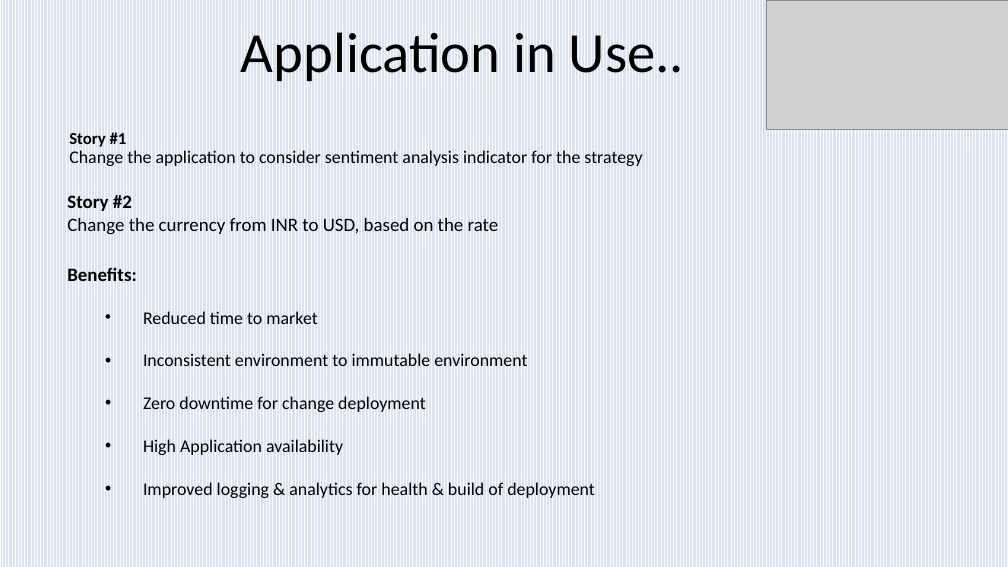
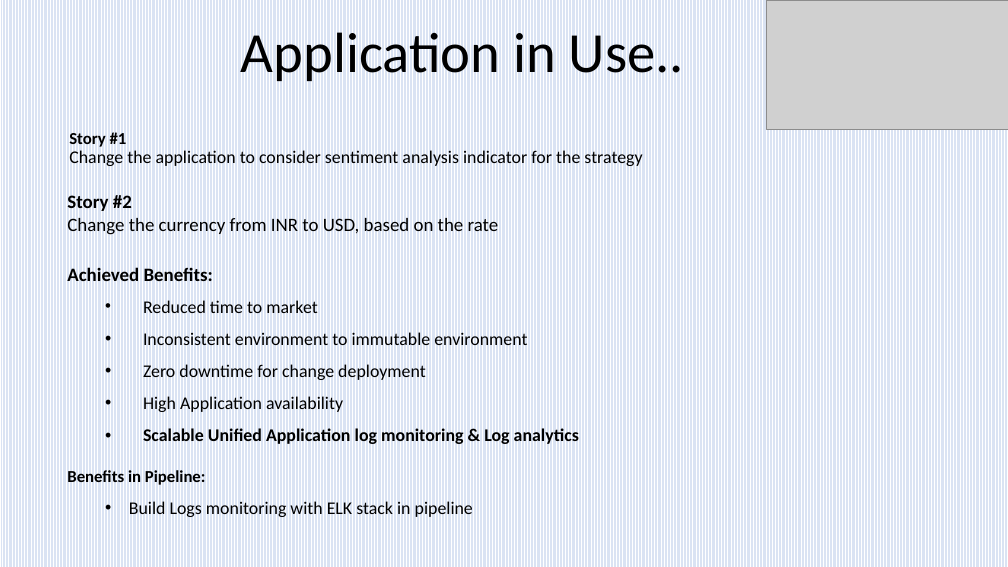
Before and after one commit to sivadevops1/cicd-pipeline-gradle, a slide deck: slide 3 of NinjaApplicationV0.2.pptx. Drawn at 1008x567 pixels with LibreOffice and Linux fonts; fonts in the diff are those of the drawing; grey boxes stand for pictures. Boxes give left, top, right and bottom in pixels: in the first picture for what was removed or moved away, otherwise in the second. Text is boxed around its words. In the diff, an @@ line names an element or a change of style, - is before the commit and + after.

```diff
--- a/NinjaApplicationV0.2.pptx
+++ b/NinjaApplicationV0.2.pptx
@@ text at <box>67,267,213,281</box>: text changed @@
-Benefits:
+Achieved Benefits:
@@ text at <box>143,300,527,412</box>: line spacing 2 to 1.5 @@
@@ text at <box>67,428,579,517</box>: text changed; bold on @@
-  • Improved logging & analytics for health & build of deployment
+  • Scalable Unified Application log monitoring & Log analytics
+Benefits in Pipeline:
+  • Build Logs monitoring with ELK stack in pipeline
```
Also in this commit, not shown: 3 other slides changed, 1 slide removed, 4 other files.
